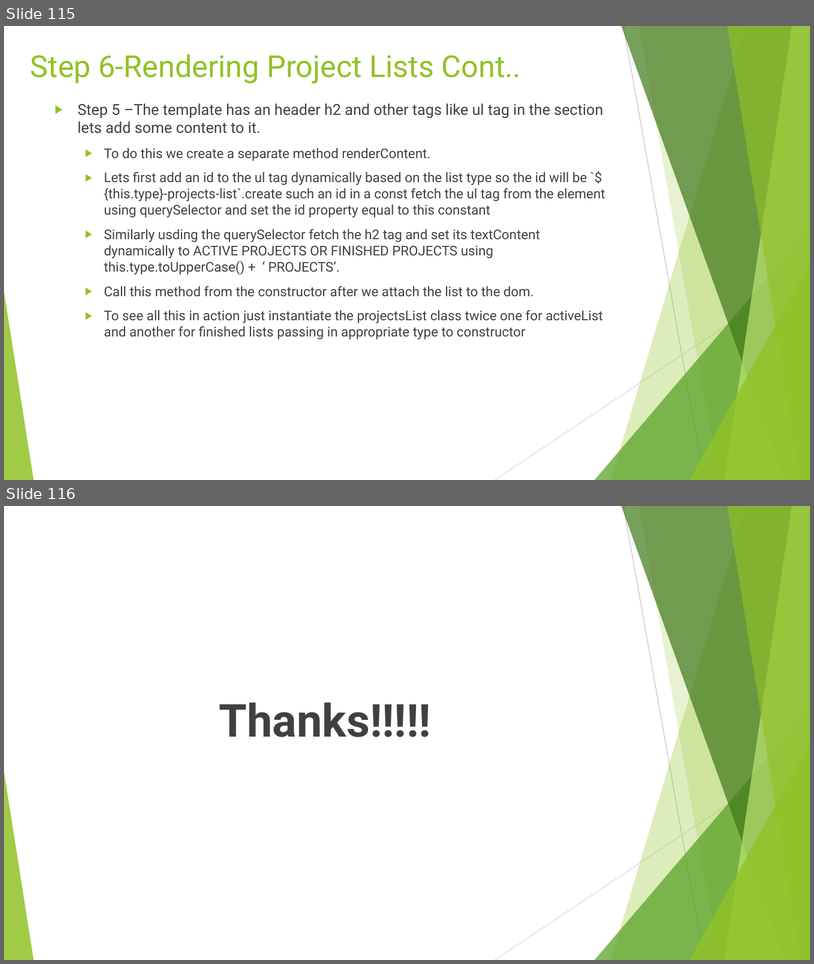
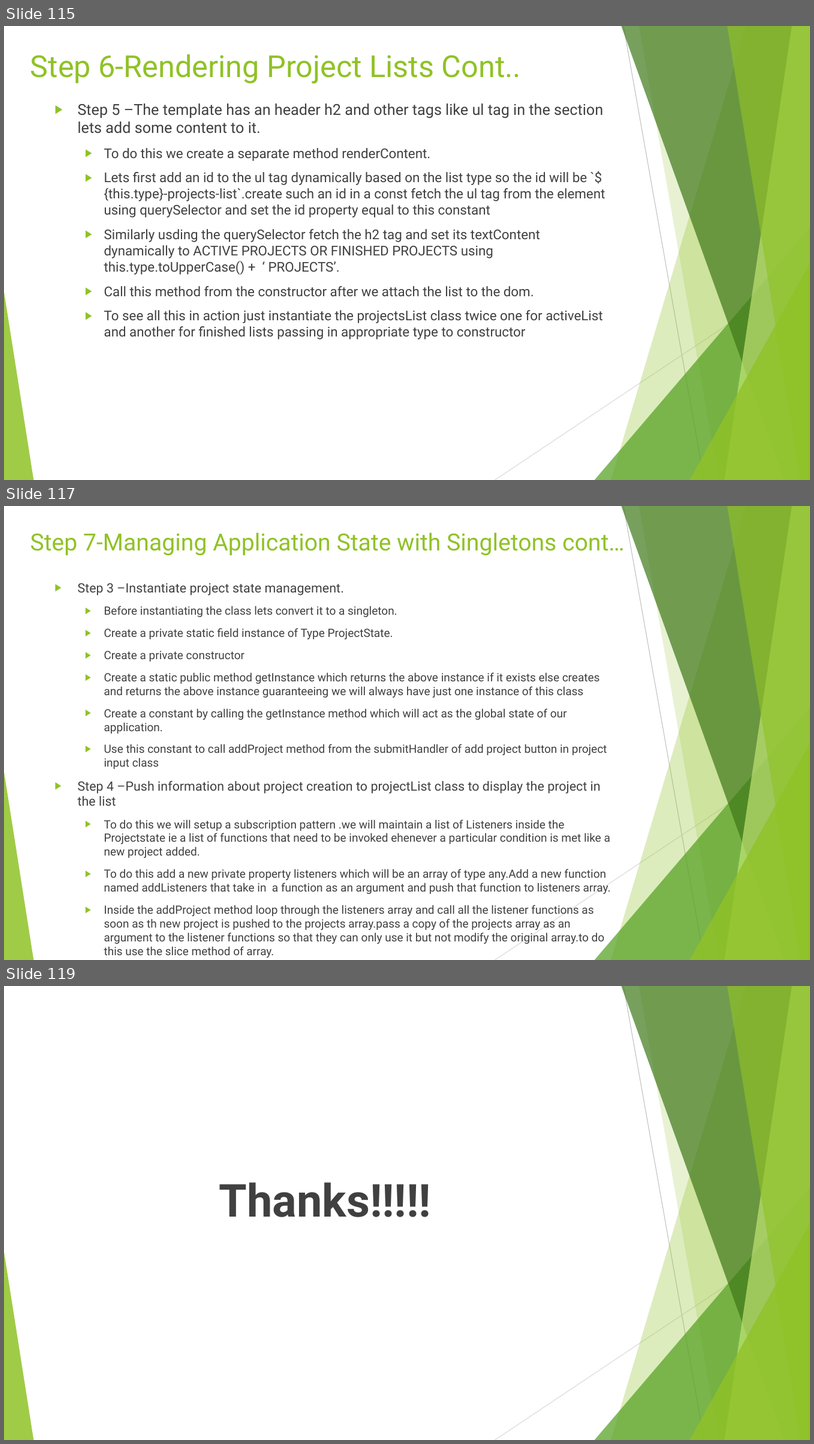
Before and after one commit to rudhrainfogain/TypeScript, a slide deck: PPT/TypeScriptv9.pptx. Shown one above the other, each under a label of ours: slides 115 and 116 before the commit, slides 115, 117 and 119 after it; the slides between them are not shown. The pictures are 814x964 and 814x1444 pixels, drawn with LibreOffice and Linux fonts; fonts in the diff are those of the drawing. Boxes give left, top, right and bottom in pixels: in the first picture for what was removed or moved away, otherwise in the second. Text is boxed around its words. In the diff, an @@ line names an element or a change of style, - is before the commit and + after.

Commit message:
Step 7-Managing Application State with Singletons

```diff
--- a/PPT/TypeScriptv9.pptx
+++ b/PPT/TypeScriptv9.pptx
@@ slide 117 added at <box>4,506,810,960</box>, background #FFFFFF; not listed: 10 template elements that a slide beside it also shows @@
@@ title added at <box>30,532,624,555</box>, 28 pt, text #90C226 @@
+Step 7-Managing Application State with Singletons cont…
@@ text added at <box>78,583,611,943</box>, 13.6 pt, text #404040 @@
+▶ Step 3 –Instantiate project state management.
+  ▶ Before instantiating the class lets convert it to a singleton.
+  ▶ Create a private static field instance of Type ProjectState.
+  ▶ Create a private constructor
+  ▶ Create a static public method getInstance which returns the above instance if it exists else creates and returns the above instance guaranteeing we will always have just one instance of this class
+  ▶ Create a constant by calling the getInstance method which will act as the global state of our application.
+  ▶ Use this constant to call addProject method from the submitHandler of add project button in project input class
+▶ Step 4 –Push information about project creation to projectList class to display the project in the list
+  ▶ To do this we will setup a subscription pattern .we will maintain a list of Listeners inside the Projectstate ie a list of functions that need to be invoked ehenever a particular condition is met like a new project added.
+  ▶ To do this add a new private property listeners which will be an array of type any.Add a new function named addListeners that take in a function as an argument and push that function to listeners array.
+  ▶ Inside the addProject method loop through the listeners array and call all the listener functions as soon as th new project is pushed to the projects array.pass a copy of the projects array as an argument to the listener functions so that they can only use it but not modify the original array.to do this use the slice method of array.
@@ what was slide 116 is now slide 119 @@
```
Also in this commit, not shown: 2 other slides added, 2 other files.
